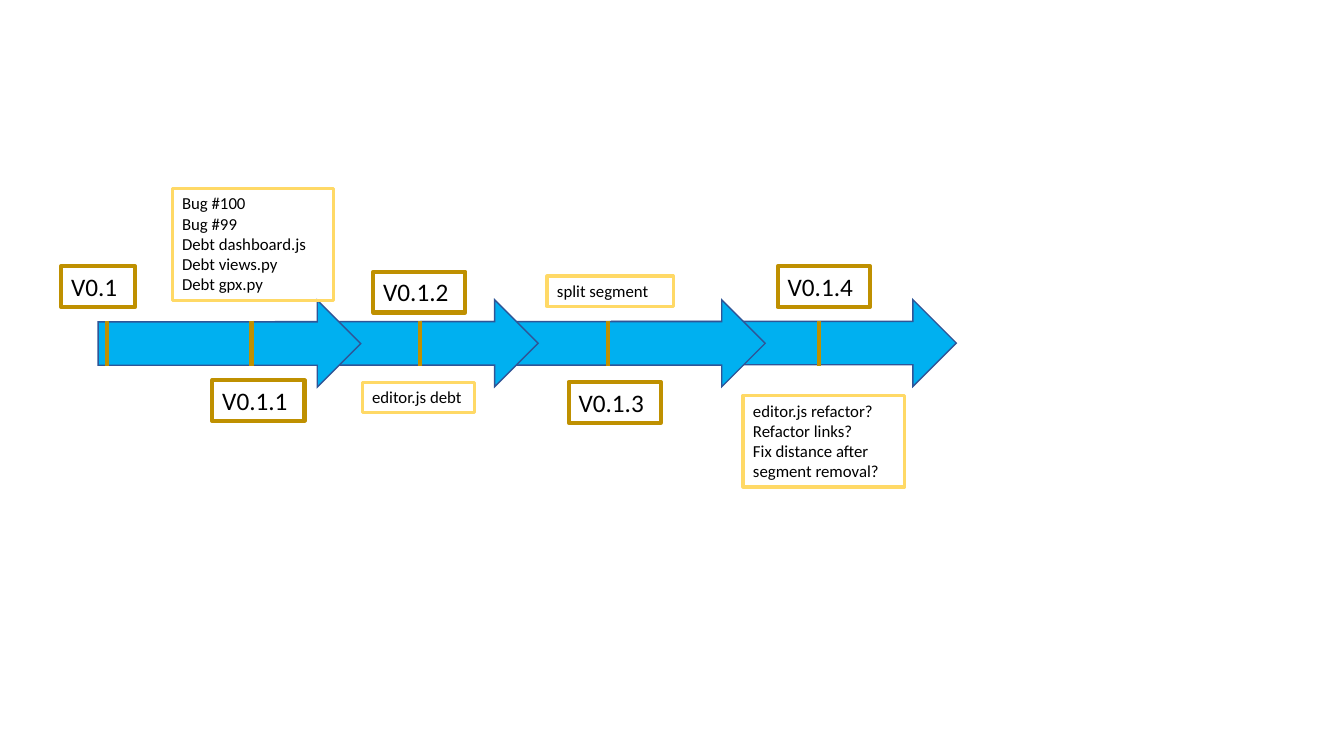
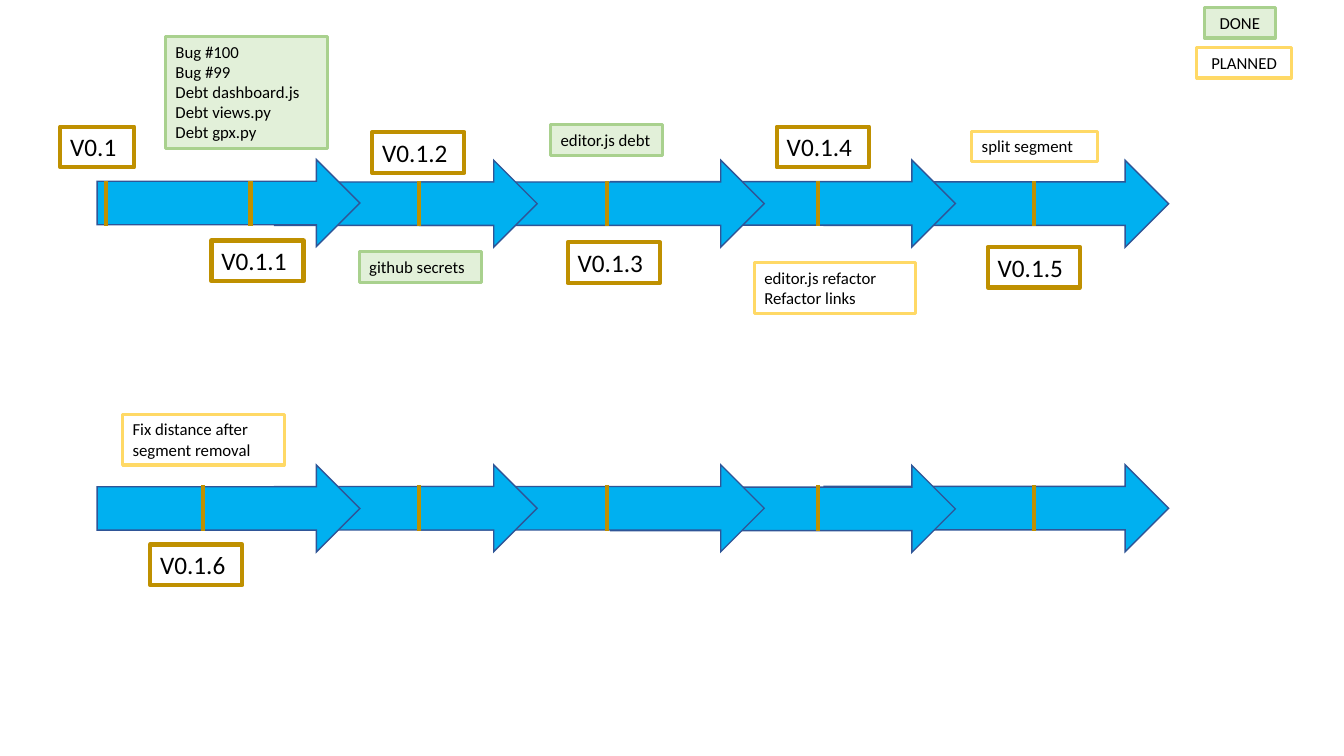
Before and after one commit to TrackEditor/TrackEditorWeb, a slide deck: slide 1 of docs/roadmap.pptx. Drawn at 1344x756 pixels with LibreOffice and Linux fonts; fonts in the diff are those of the drawing. Boxes give left, top, right and bottom in pixels: in the first picture for what was removed or moved away, otherwise in the second. Text is boxed around its words. In the diff, an @@ line names an element or a change of style, - is before the commit and + after.

Commit message:
Update roadmap with latest changes v0.1.3

```diff
--- a/docs/roadmap.pptx
+++ b/docs/roadmap.pptx
@@ rectangle added at <box>1205,7,1275,37</box>, fill #E2F0D9, outline #A9D18E 2.25 pt, 12 pt, text #000000 @@
+DONE
@@ rectangle "Bug #100": place and size @@
-rectangle "Bug #100" at <box>172,189,334,300</box>
+rectangle "Bug #100" at <box>165,36,327,148</box>
@@ rectangle "Bug #100" at <box>165,36,327,148</box>: fill none to #E2F0D9; outline #FFD966 2.25 pt to #A9D18E 2.25 pt @@
@@ rectangle added at <box>1197,47,1292,78</box>, outline #FFD966 2.25 pt, 12 pt, text #000000 @@
+PLANNED
@@ rectangle "editor.js debt" at <box>551,125,662,155</box>: fill none to #E2F0D9; outline #FFD966 2.25 pt to #A9D18E 2.25 pt @@
@@ rectangle "editor.js debt": place and size @@
-rectangle "editor.js debt" at <box>362,382,474,412</box>
+rectangle "editor.js debt" at <box>551,125,662,155</box>
@@ rectangle "split segment": place and size @@
-rectangle "split segment" at <box>547,276,674,307</box>
+rectangle "split segment" at <box>972,131,1098,161</box>
@@ 5 rectangles, 5 lines, 4 right arrows: place and size @@
-5 rectangles, 5 lines, 4 right arrows at <box>62,266,957,422</box>
+5 rectangles, 5 lines, 4 right arrows at <box>60,127,956,282</box>
@@ right arrow added at <box>825,160,1170,247</box>, fill #00B0F0, outline #2F5597 1 pt @@
@@ line added from (1034, 181) to (1034, 227), #BF9000 3 pt @@
@@ rectangle added at <box>359,252,481,282</box>, fill #E2F0D9, outline #A9D18E 2.25 pt, 12 pt, text #000000 @@
+github secrets
@@ rectangle "editor.js refactor": place and size @@
-rectangle "editor.js refactor" at <box>743,395,904,487</box>
+rectangle "editor.js refactor" at <box>754,263,915,314</box>
@@ rectangle added at <box>988,247,1080,287</box>, outline #BF9000 3 pt, 18 pt, text #000000 @@
+V0.1.5
@@ text in rectangle at <box>764,272,876,304</box>: text changed @@
-editor.js refactor?
-Refactor links?
-Fix distance after segment removal?
+editor.js refactor
+Refactor links
@@ rectangle added at <box>123,414,284,465</box>, outline #FFD966 2.25 pt, 12 pt, text #000000 @@
+Fix distance after segment removal
@@ right arrow added at <box>97,465,360,552</box>, fill #00B0F0, outline #2F5597 1 pt @@
@@ right arrow added at <box>274,465,537,552</box>, fill #00B0F0, outline #2F5597 1 pt @@
@@ right arrow added at <box>419,465,764,552</box>, fill #00B0F0, outline #2F5597 1 pt @@
@@ right arrow added at <box>611,466,956,553</box>, fill #00B0F0, outline #2F5597 1 pt @@
@@ right arrow added at <box>825,465,1170,552</box>, fill #00B0F0, outline #2F5597 1 pt @@
@@ line added from (204, 486) to (204, 531), #BF9000 3 pt @@
@@ line added from (419, 486) to (419, 531), #BF9000 3 pt @@
@@ line added from (607, 486) to (607, 531), #BF9000 3 pt @@
@@ line added from (819, 486) to (819, 531), #BF9000 3 pt @@
@@ line added from (1034, 486) to (1034, 531), #BF9000 3 pt @@
@@ rectangle added at <box>150,544,242,585</box>, outline #BF9000 3 pt, 18 pt, text #000000 @@
+V0.1.6
```
